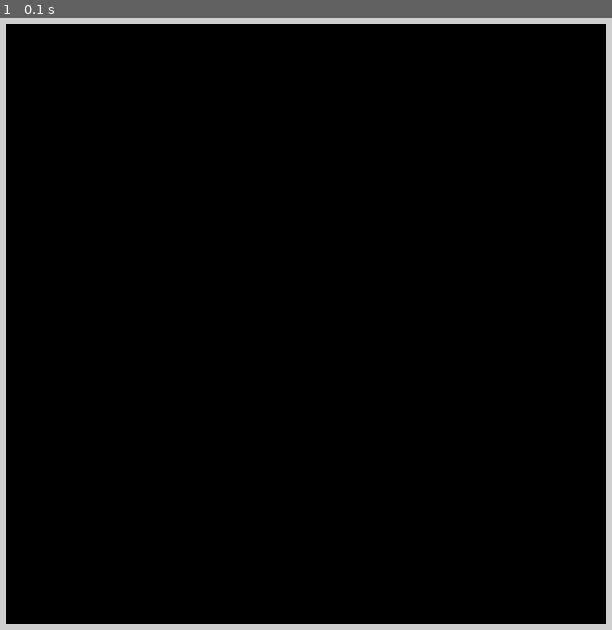
Above: before the commit, frame 1.
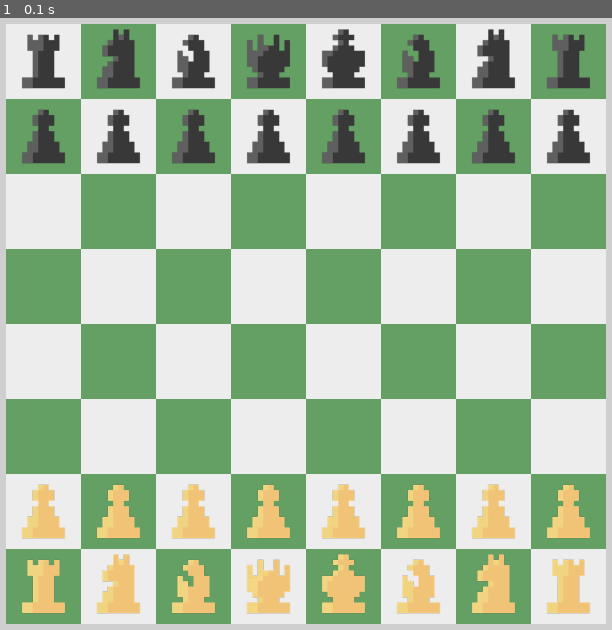
Above: after the commit, the same moment.

Repository: aditya-sahai/Chessy
Game: pygame game, started from main.py
The game is run twice, just before and just after one commit, with the same random seed, the same clock (stepped at 60 frames per second) and the same inputs.
Inputs:
- Up to frame 1 (0.1 s): no input

The runs differ from the first frame. In frame 1, 96% of the frame differs, in the area x 0-100%, y 0-100%.

Commit message:
Display pieces and boxes

Diff:
--- a/Board.py
+++ b/Board.py
@@ -1,3 +1,4 @@
+import os
 import pygame
 import chess
 
@@ -13,11 +14,29 @@
         self.board_surface = pygame.Surface((self.settings.BOARD_WIDTH, self.settings.BOARD_HEIGHT))
 
         self.board = chess.Board()
-        # print(self.board.piece_map()[63])
 
     def draw_board(self):
         """Draws the board."""
         self.board_surface.fill((0, 0, 0))
+        for row in range(8):
+            for col in range(8):
+                box_rect = pygame.Rect(
+                    col * self.settings.BOX_SIZE,
+                    row * self.settings.BOX_SIZE,
+                    self.settings.BOX_SIZE,
+                    self.settings.BOX_SIZE
+                )
+                pygame.draw.rect(self.board_surface, self.settings.BOX_COLOUR[(row + col) % 2 == 0], box_rect)
+                # observed that sum of row and col at all white boxes is even and odd at black
+
+                square = chess.square(col, 7 - row)
+                # subtracted from 7 because numbering of rows in chess starts from the bottom
+                piece = self.board.piece_map().get(square)
+                if piece:
+                    piece_colour = self.settings.PIECE_COLOUR[piece.color]
+                    piece_name = chess.piece_name(piece.piece_type)
+                    piece_img = self.settings.PIECE_IMGS[piece_colour][piece_name]
+                    self.board_surface.blit(piece_img, (box_rect.x, box_rect.y))
 
     def draw_window(self):
         """Blits the board onto the window and displays the remaining objects."""
--- a/PygameConfig.py
+++ b/PygameConfig.py
@@ -1,4 +1,6 @@
+import os
 import pygame
+import chess
 
 
 class PygameConfig:
@@ -11,6 +13,7 @@
         self.BOARD_HEIGHT = self.BOX_SIZE * 8
 
         self.win = pygame.display.set_mode((self.WIDTH, self.HEIGHT))
+        pygame.display.set_caption("Chessy")
 
         # Positions
         self.BOARD_X = self.BOX_SIZE // 2
@@ -23,4 +26,27 @@
         # Board colour settings
         self.BACKGROUND_COLOUR = (207, 207, 207)
         self.WHITE_COLOUR = (237, 237, 237)
-        self.BLACK_COLOUR = (116, 176, 117)
+        self.BLACK_COLOUR = (100, 160, 100)
+
+        # path
+        self.BASE_DIR = os.getcwd()
+
+        # game related variables
+        self.BOX_COLOUR = {True: self.WHITE_COLOUR, False: self.BLACK_COLOUR}
+        self.PIECE_COLOUR = {True: "white", False: "black"}
+
+        self.load_piece_images()
+
+    def load_piece_images(self):
+        """
+        Loads the piece images into a dictionary so that they can be rendered.
+        """
+        self.PIECE_IMGS = {"white": {}, "black": {}}
+        for piece_type in range(1, 7):
+            piece_name = chess.piece_name(piece_type)
+            self.PIECE_IMGS["white"][piece_name] = pygame.image.load(
+                os.path.join(self.BASE_DIR, f"images\pieces\white\{piece_name}.png")
+            ).convert_alpha()
+            self.PIECE_IMGS["black"][piece_name] = pygame.image.load(
+                os.path.join(self.BASE_DIR, f"images\pieces\\black\{piece_name}.png")
+            ).convert_alpha()
Binary file added: images/pieces/black/bishop.png
Binary file added: images/pieces/black/king.png
Binary file added: images/pieces/black/knight.png
Binary file added: images/pieces/black/pawn.png
Binary file added: images/pieces/black/queen.png
Binary file added: images/pieces/black/rook.png
Binary file added: images/pieces/white/bishop.png
Binary file added: images/pieces/white/king.png
Binary file added: images/pieces/white/knight.png
Binary file added: images/pieces/white/pawn.png
Binary file added: images/pieces/white/queen.png
Binary file added: images/pieces/white/rook.png
